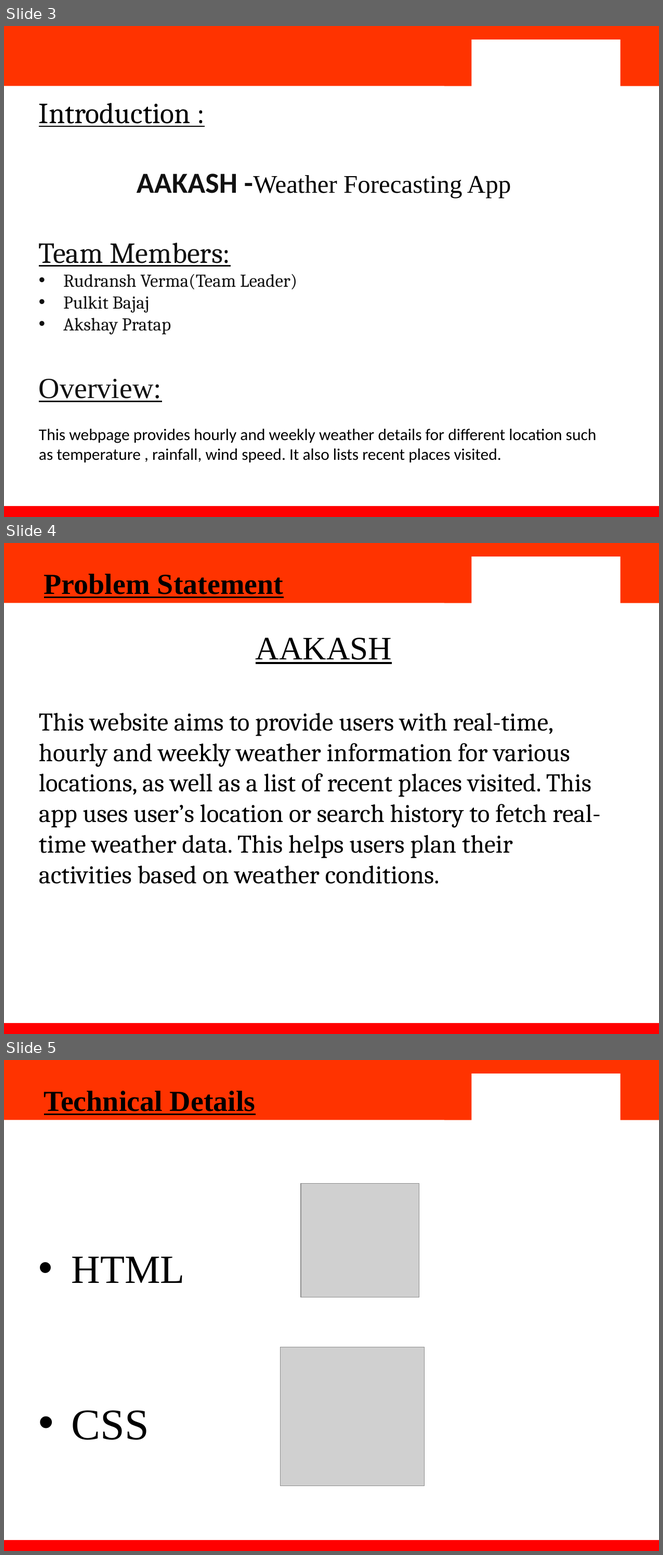
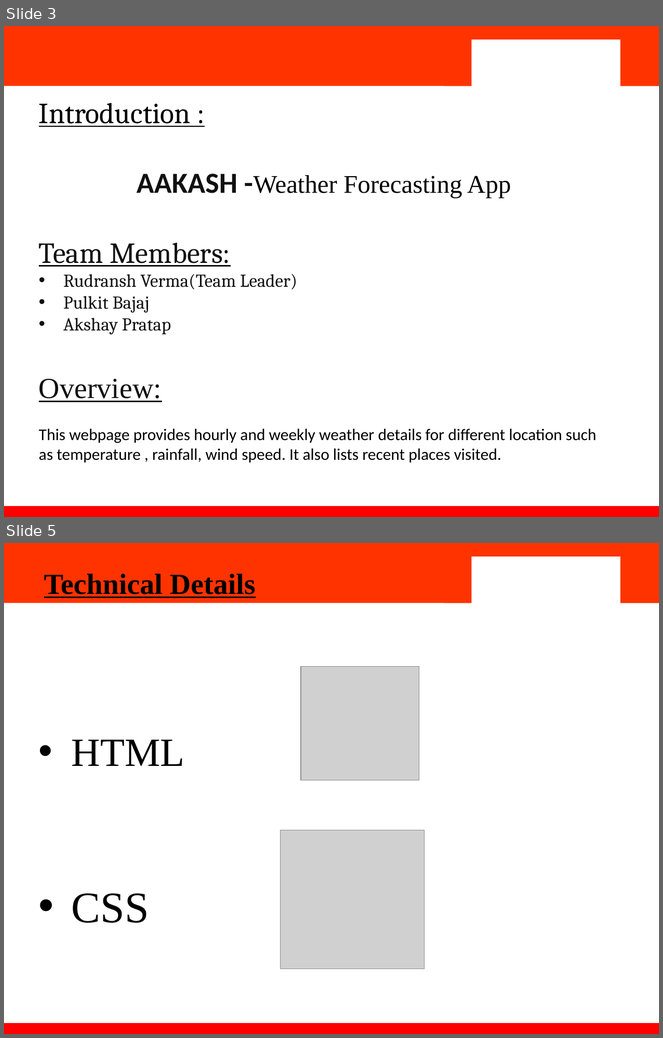
Before and after one commit to pulkitbajaj/Weather-Forecasting-App, a slide deck: WEATHER PPT.pptx. Shown one above the other, each under a label of ours: slides 3, 4 and 5 before the commit, slides 3 and 5 after it; the slides between them are not shown. The pictures are 663x1555 and 663x1038 pixels, drawn with LibreOffice and Linux fonts; fonts in the diff are those of the drawing; grey boxes stand for pictures; background and template pictures are left out. Boxes give left, top, right and bottom in pixels: in the first picture for what was removed or moved away, otherwise in the second. Text is boxed around its words. In the diff, an @@ line names an element or a change of style, - is before the commit and + after.

```diff
--- a/WEATHER PPT.pptx
+++ b/WEATHER PPT.pptx
@@ slide 4 removed at (4,543,659,1034), background #FFFFFF; not listed: 4 template elements that a slide beside it also shows @@
@@ text removed at (44,574,284,598) @@
-Problem Statement
@@ text removed at (39,638,601,884) @@
-AAKASH
-This website aims to provide users with real-time, hourly and weekly weather information for various locations, as well as a list of recent places visited. This app uses user’s location or search history to fetch real-time weather data. This helps users plan their activities based on weather conditions.
```
Also in this commit, not shown: 2 slides added, 1 other slide removed, 5 other files.
